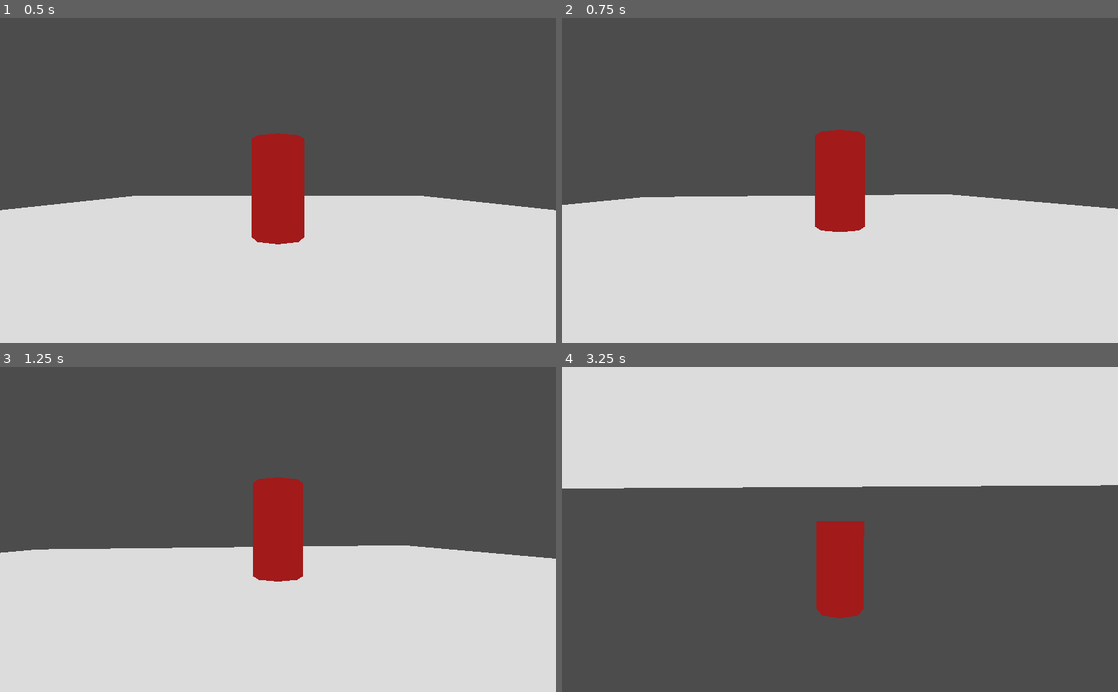
Above: before the commit, frames 1-4 (two rows, left to right).
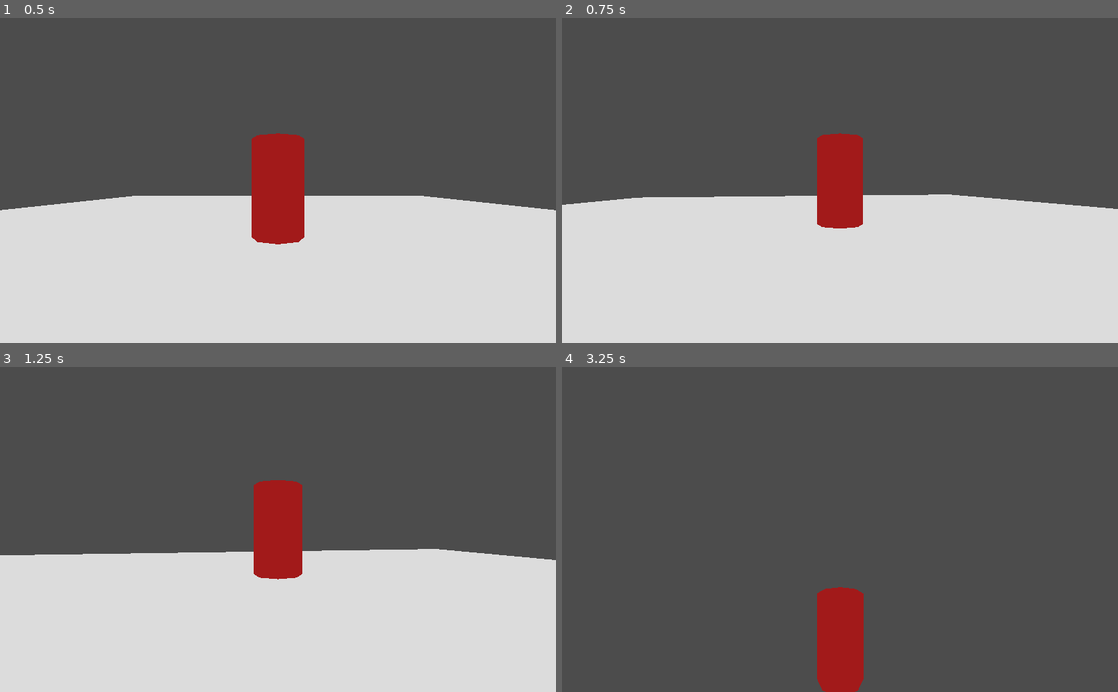
Above: after the commit, the same moments.

Repository: DanielFaw/GGJ2021
Game: Godot game, scene res://Scenes/Testing.tscn
Same seed, same stepped clock (60 frames per second), same inputs: the game is played once before the commit and once after it.
Inputs (mouse positions are in pixels of both pictures, inside the frame that each line leads up to):
- Up to frame 1 (0.5 s): no input
- Up to frame 2 (0.75 s): tap Enter at 0.5 s; move the mouse to (867, 180) at 0.52 s; hold W (player_move_forward) from 0.53 s (still down); hold Shift (player_sprint, bound only after the commit) from 0.53 s (still down); click (867, 180) at 0.67 s
- Up to frame 3 (1.25 s): keep holding W (player_move_forward); keep holding Shift (player_sprint, bound only after the commit); tap Space (player_jump, bound only after the commit) at 0.77, 0.8, 1.07 s
- Up to frame 4 (3.25 s): keep holding W (player_move_forward); move the mouse to (812, 529) at 1.27 s; release Shift (player_sprint, bound only after the commit) at 1.28 s; tap Space (player_jump, bound only after the commit) at 1.35, 1.52, 1.82, 2.3, 3.02 s; tap Shift (player_sprint, bound only after the commit) at 1.55, 2.85 s; move the mouse to (851, 523) at 2.02 s; hold Shift (player_sprint, bound only after the commit) 2.03-2.78 s; move the mouse to (834, 536) at 2.77 s; click (834, 536) at 2.92 s

Frame 1 is identical in both runs. In frame 2, 0.5% of the frame differs, in the area x 0-100%, y 34-66%; in frame 3, 1.3%; in frame 4, 41%, in the area x 0-100%, y 0-100%.

Commit message:
Added static sprites for player/enemies

Diff:
--- a/project.godot
+++ b/project.godot
@@ -45,6 +45,16 @@
 "events": [ Object(InputEventKey,"resource_local_to_scene":false,"resource_name":"","device":0,"alt":false,"shift":false,"control":false,"meta":false,"command":false,"pressed":false,"scancode":68,"unicode":0,"echo":false,"script":null)
  ]
 }
+player_jump={
+"deadzone": 0.5,
+"events": [ Object(InputEventKey,"resource_local_to_scene":false,"resource_name":"","device":0,"alt":false,"shift":false,"control":false,"meta":false,"command":false,"pressed":false,"scancode":32,"unicode":0,"echo":false,"script":null)
+ ]
+}
+player_sprint={
+"deadzone": 0.5,
+"events": [ Object(InputEventKey,"resource_local_to_scene":false,"resource_name":"","device":0,"alt":false,"shift":false,"control":false,"meta":false,"command":false,"pressed":false,"scancode":16777237,"unicode":0,"echo":false,"script":null)
+ ]
+}
 
 [rendering]
 
Binary file added: sprites/dood-back.png
Not shown, added: sprites/dood-back.png.import
Binary file added: sprites/dood-front.png
Not shown, added: sprites/dood-front.png.import
Binary file added: sprites/dood-side.png
Not shown, added: sprites/dood-side.png.import
Binary file added: sprites/eye-back.png
Not shown, added: sprites/eye-back.png.import
Binary file added: sprites/eye-front.png
Not shown, added: sprites/eye-front.png.import
Binary file added: sprites/radiationkrab2_back.png
Not shown, added: sprites/radiationkrab2_back.png.import
(and 2 more such lines)
